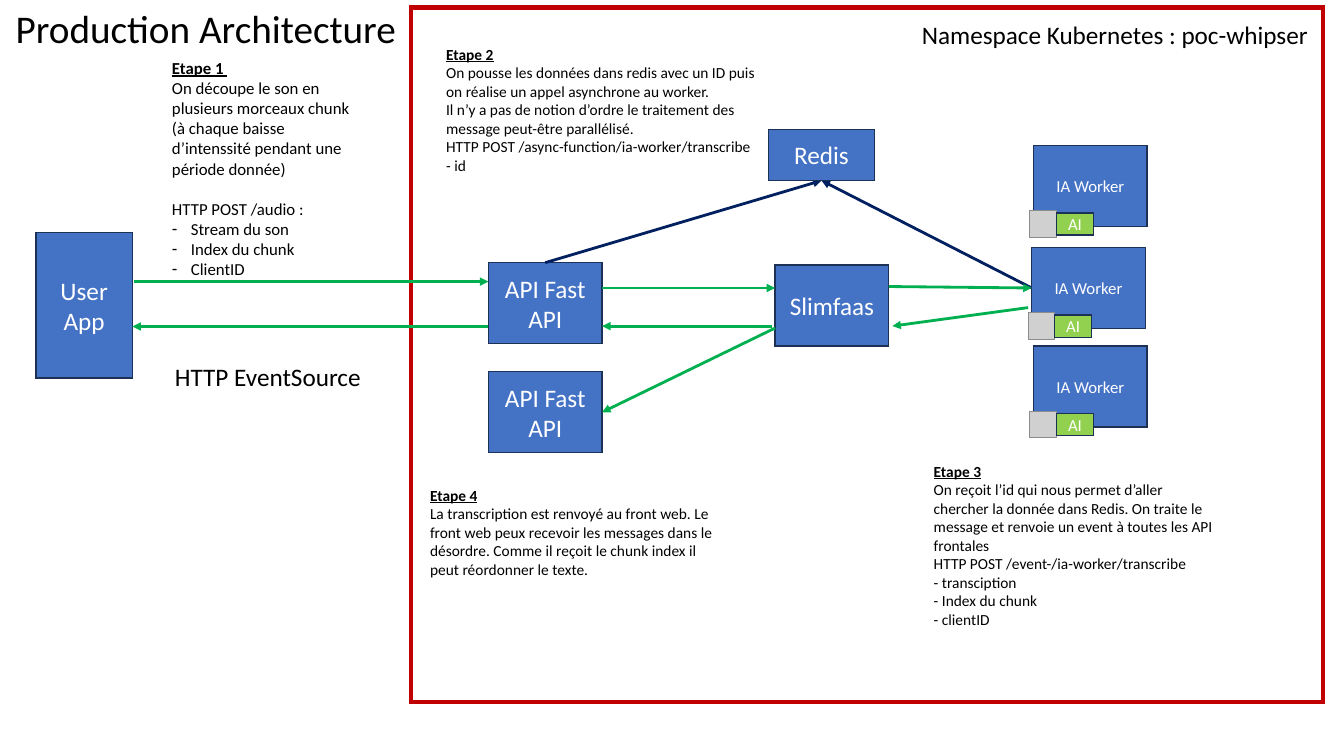
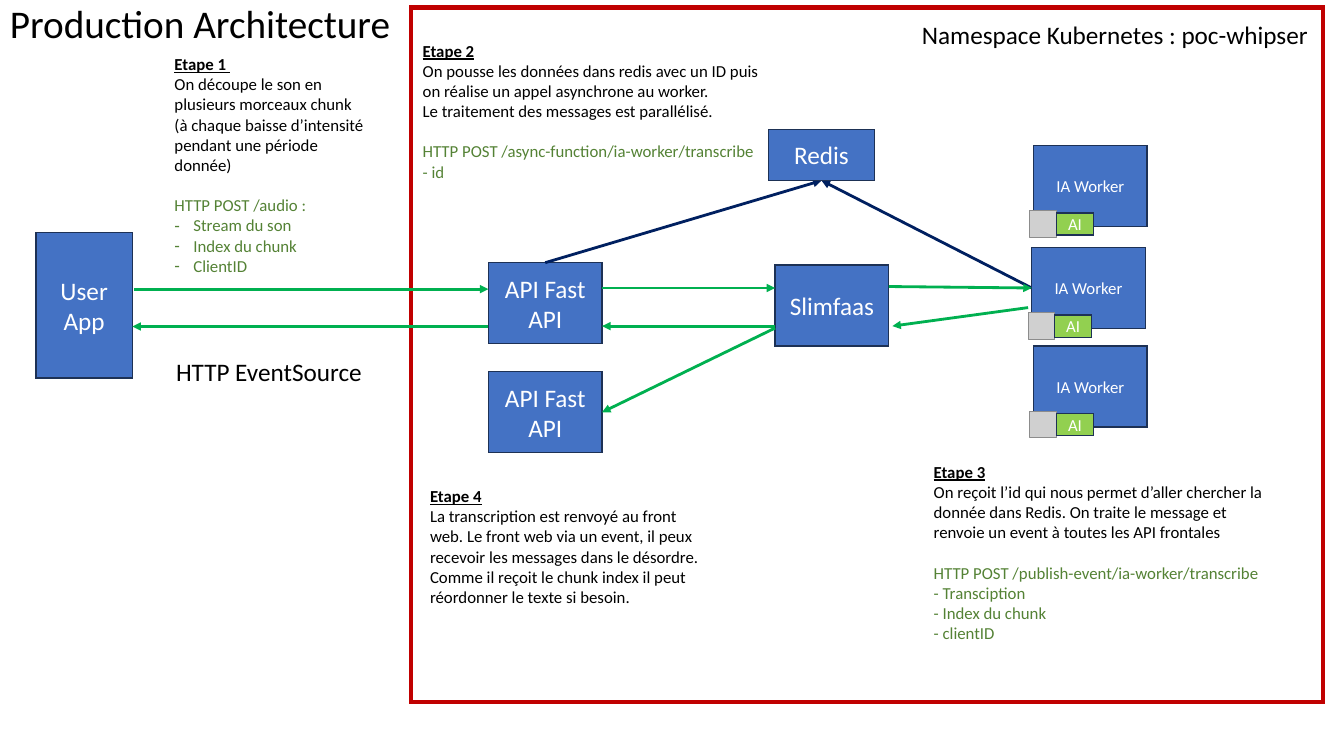
Before and after one commit to guillaume-chervet/poc-whisper, a slide deck: slide 4 of documentation/Architecture.pptx. Drawn at 1344x756 pixels with LibreOffice and Linux fonts; fonts in the diff are those of the drawing; grey boxes stand for pictures. Boxes give left, top, right and bottom in pixels: in the first picture for what was removed or moved away, otherwise in the second. Text is boxed around its words. In the diff, an @@ line names an element or a change of style, - is before the commit and + after.

```diff
--- a/documentation/Architecture.pptx
+++ b/documentation/Architecture.pptx
@@ text "Production Architecture": place and size @@
-text "Production Architecture" at box(16, 15, 396, 44)
+text "Production Architecture" at box(10, 10, 390, 39)
@@ text at box(174, 59, 363, 173): text changed @@
-Etape 1
-On découpe le son en plusieurs morceaux chunk (à chaque baisse d’intenssité pendant une période donnée)
+Etape 1
+On découpe le son en plusieurs morceaux chunk (à chaque baisse d’intensité pendant une période donnée)
@@ text "Etape 2": place and size @@
-text "Etape 2" at box(446, 50, 755, 171)
+text "Etape 2" at box(423, 46, 758, 178)
@@ text at box(423, 46, 758, 178): size 11 to 12 pt in "Etape 2", "On pousse les données dans redis avec ...", "HTTP POST /async-function/ia-worker/transcribe - id"; text colour #000000 to #548235 in "HTTP POST /async-function/ia-worker/transcribe - id" @@
@@ text at box(423, 105, 712, 120): text changed; size 11 to 12 pt @@
-Il n’y a pas de notion d’ordre le traitement des message peut-être parallélisé.
+Le traitement des messages est parallélisé.
@@ text at box(174, 199, 298, 272): text colour #000000 to #548235 in "HTTP POST /audio :", "Stream du son", "Index du chunk", "ClientID" @@
@@ arrow moved from (134, 281) - (489, 281) to (134, 289) - (489, 289) @@
@@ arrow moved from (771, 327) - (602, 327) to (775, 327) - (602, 327) @@
@@ text "HTTP EventSource": place and size @@
-text "HTTP EventSource" at box(175, 369, 361, 386)
+text "HTTP EventSource" at box(176, 364, 362, 381)
@@ text at box(934, 467, 1262, 639): size 11 to 12 pt in "Etape 3", "On reçoit l’id qui nous permet d’aller ...", "- Index du chunk", "- clientID"; text colour #000000 to #548235 in "- Index du chunk", "- clientID" @@
@@ text at box(430, 491, 481, 505): size 11 to 12 pt in "Etape 4" @@
@@ text at box(430, 510, 698, 603): text changed; size 11 to 12 pt @@
-La transcription est renvoyé au front web. Le front web peux recevoir les messages dans le désordre. Comme il reçoit le chunk index il peut réordonner le texte.
+La transcription est renvoyé au front web. Le front web via un event, il peux recevoir les messages dans le désordre. Comme il reçoit le chunk index il peut réordonner le texte si besoin.
@@ text at box(934, 567, 1258, 602): text changed; size 11 to 12 pt; text colour #000000 to #548235 @@
-HTTP POST /event-/ia-worker/transcribe
-- transciption
+HTTP POST /publish-event/ia-worker/transcribe
+- Transciption
```
Also in this commit, not shown: 1 other file.
